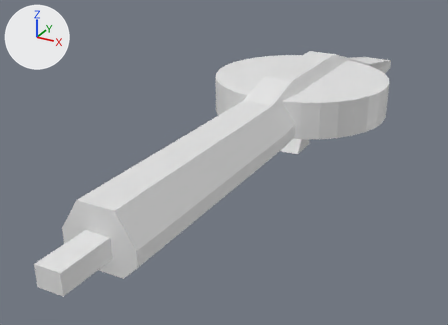
One commit to the OBJ model res/meshes/tommy_gun.obj: the scene before it, then after it.
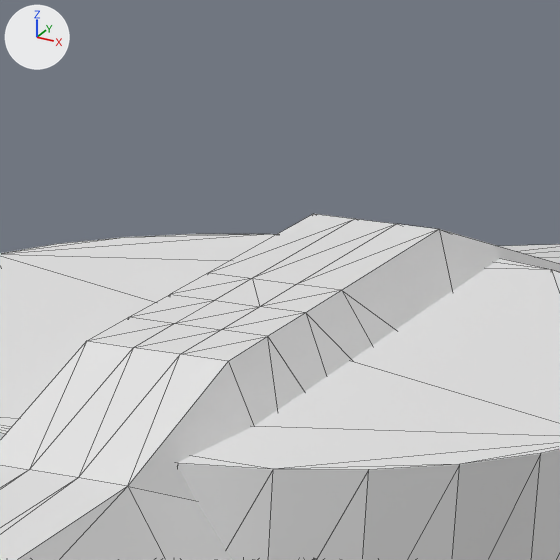
There are two pictures of each version: one whole from a 50 mm camera at (0.391, -0.955, 0.272) aimed at (-0.073, -0.111, -0.15), one close up on the part from 55% to 80% of the width and 2% to 37% of the height. The lights are fixed; the arrows at upper left show +X, +Y and +Z. The last two pictures show the newer version. The close-ups show mesh edges as thin lines. Where no turn or scale is listed for an object, it has been applied to the vertices.
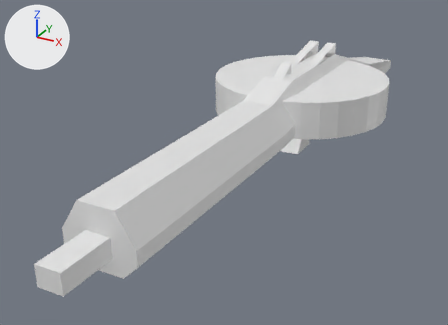
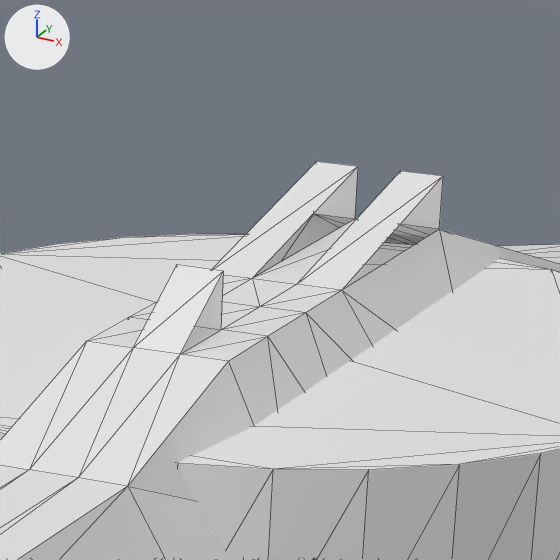
Pixel boxes (x1, y1, x2, y2) of what changed, in the close-ups (560 x 560 px; the box of a moved part takes in the faces that stretch with it):
'Cylinder', reshaped: before (0, 214, 560, 560); after (0, 161, 560, 560)
part 1 of me_cylinder, moved or reshaped: before (133, 214, 439, 354); after (133, 161, 443, 354)

The edits, one by one:
Material 'Material.001' (mat_material_001) is new.
Its base color is (0.8, 0.8, 0.8) (white #e7e7e7).
me_cylinder is used by ob_cylinder; location (0.0, 0.0, 0.0).
me_cylinder had 188 vertices, 368 faces and spanned x -0.149..0.151, y -0.596..0.534, z -0.155..-0.005.
me_cylinder now has 194 vertices, 371 faces and spans x -0.149..0.151, y -0.596..0.534, z -0.155..0.015.
Part 1, on me_cylinder:
6 faces are deleted.
6 new vertices lie (0.0, 0.0, 0.02) away from vertices in x -0.024..0.026, y -0.033..0.134, z -0.005.
9 new faces join them, mat_material (white #e7e7e7).
me_cylinder gains material mat_material_001 (white #e7e7e7).
